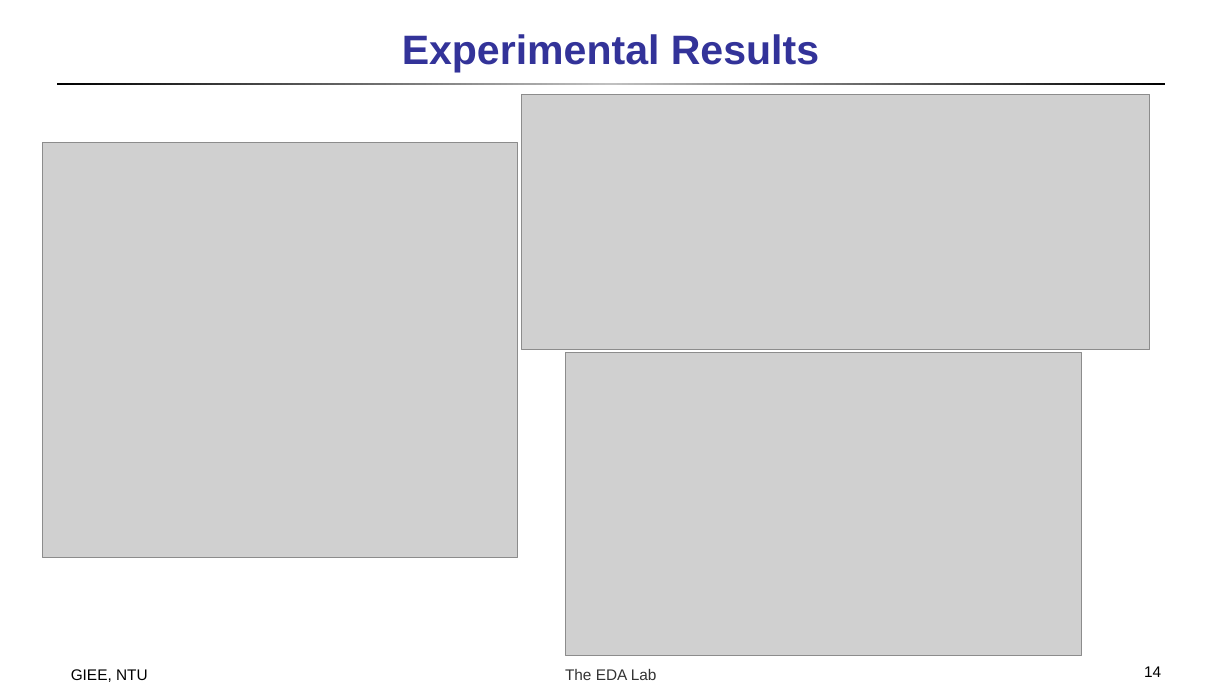
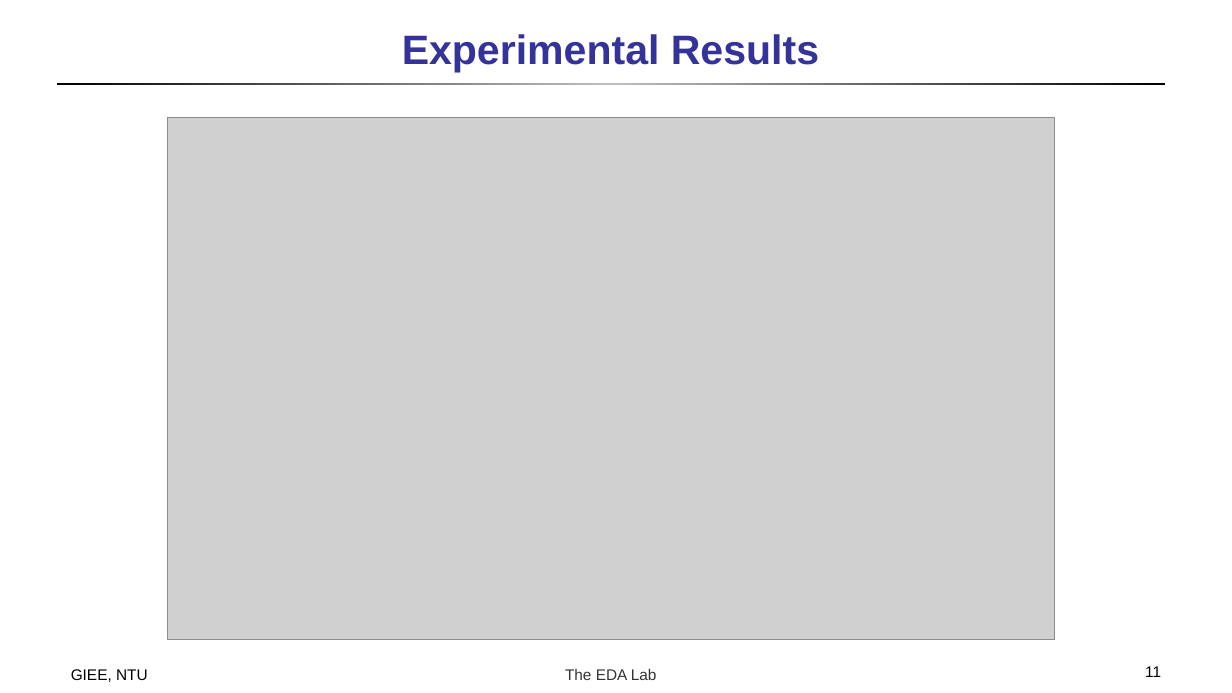
Before and after one commit to doctry/paper, a slide deck: slide 11 of Double Patterning/A High-Performance Triple Patterning Layout Decomposer.pptx (slide 14 before the commit). Drawn at 1232x693 pixels with LibreOffice and Linux fonts; fonts in the diff are those of the drawing; grey boxes stand for pictures. Boxes give left, top, right and bottom in pixels: in the first picture for what was removed or moved away, otherwise in the second. Text is boxed around its words. In the diff, an @@ line names an element or a change of style, - is before the commit and + after.

```diff
--- a/Double Patterning/A High-Performance Triple Patterning Layout Decomposer.pptx
+++ b/Double Patterning/A High-Performance Triple Patterning Layout Decomposer.pptx
@@ picture added at bbox=[167, 117, 1055, 640] @@
@@ picture removed at bbox=[521, 94, 1150, 350] @@
@@ picture removed at bbox=[43, 143, 518, 558] @@
@@ picture removed at bbox=[566, 352, 1082, 655] @@
@@ page number at bbox=[1145, 666, 1161, 677]: text changed @@
-14
+11
```
Also in this commit, not shown: 4 other slides changed, 3 slides added, 4 slides removed, 1 other file.
